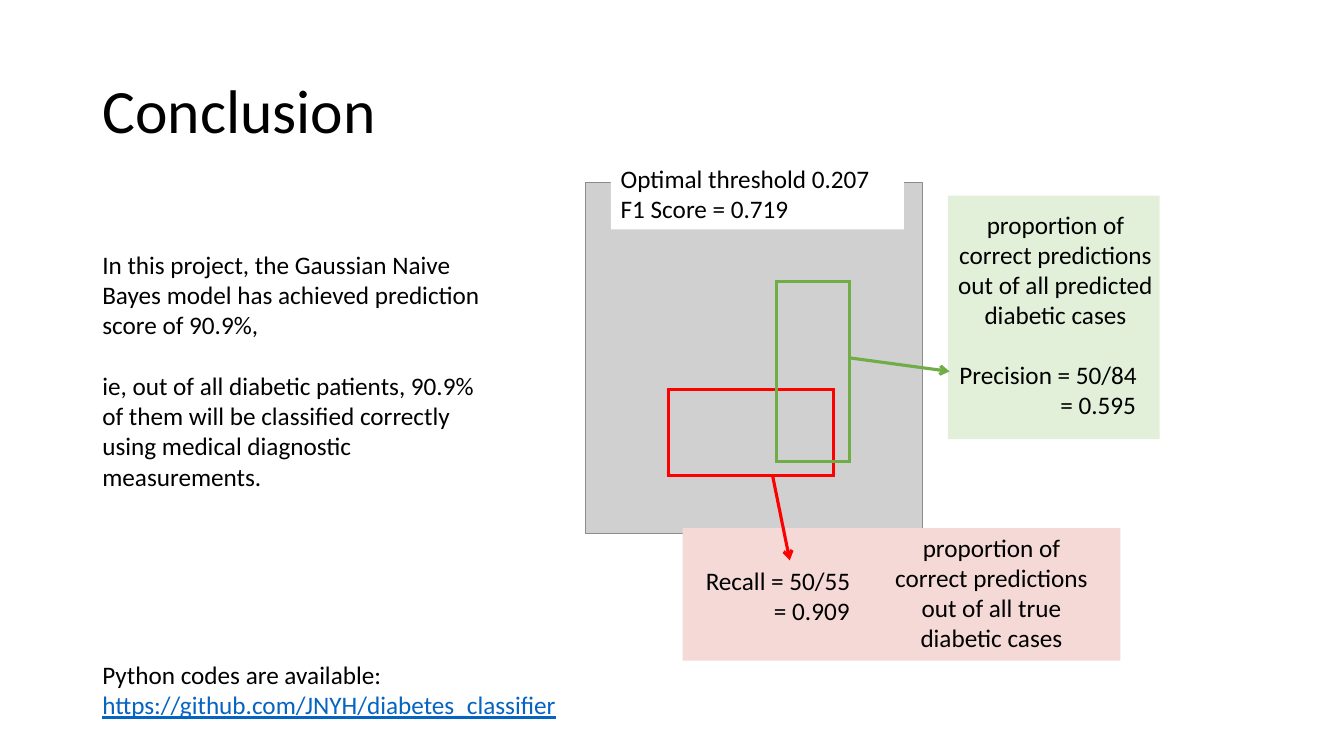
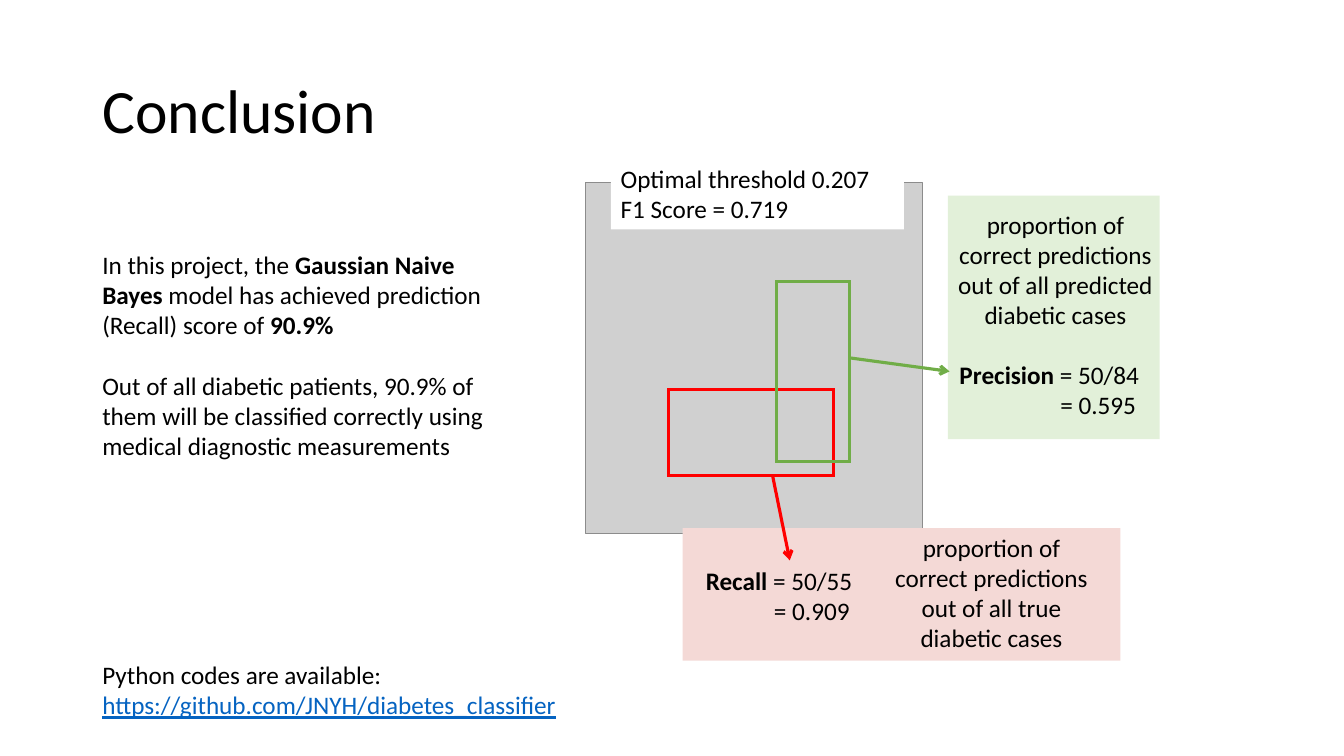
Before and after one commit to JNYH/diabetes_classifier, a slide deck: slide 13 of diabetes_classifier.pptx. Drawn at 1344x756 pixels with LibreOffice and Linux fonts; fonts in the diff are those of the drawing; grey boxes stand for pictures. Boxes give left, top, right and bottom in pixels: in the first picture for what was removed or moved away, otherwise in the second. Text is boxed around its words. In the diff, an @@ line names an element or a change of style, - is before the commit and + after.

Commit message:
project presentation file

```diff
--- a/diabetes_classifier.pptx
+++ b/diabetes_classifier.pptx
@@ text at [102, 256, 483, 460]: text changed @@
-In this project, the Gaussian Naive Bayes model has achieved prediction score of 90.9%,
-ie, out of all diabetic patients, 90.9% of them will be classified correctly using medical diagnostic measurements.
+In this project, the Gaussian Naive Bayes model has achieved prediction (Recall) score of 90.9%
+Out of all diabetic patients, 90.9% of them will be classified correctly using medical diagnostic measurements
@@ text at [959, 366, 1139, 385]: bold on in "Precision" @@
@@ text at [706, 572, 852, 591]: bold on in "Recall" @@
```
Also in this commit, not shown: 3 other slides changed.
